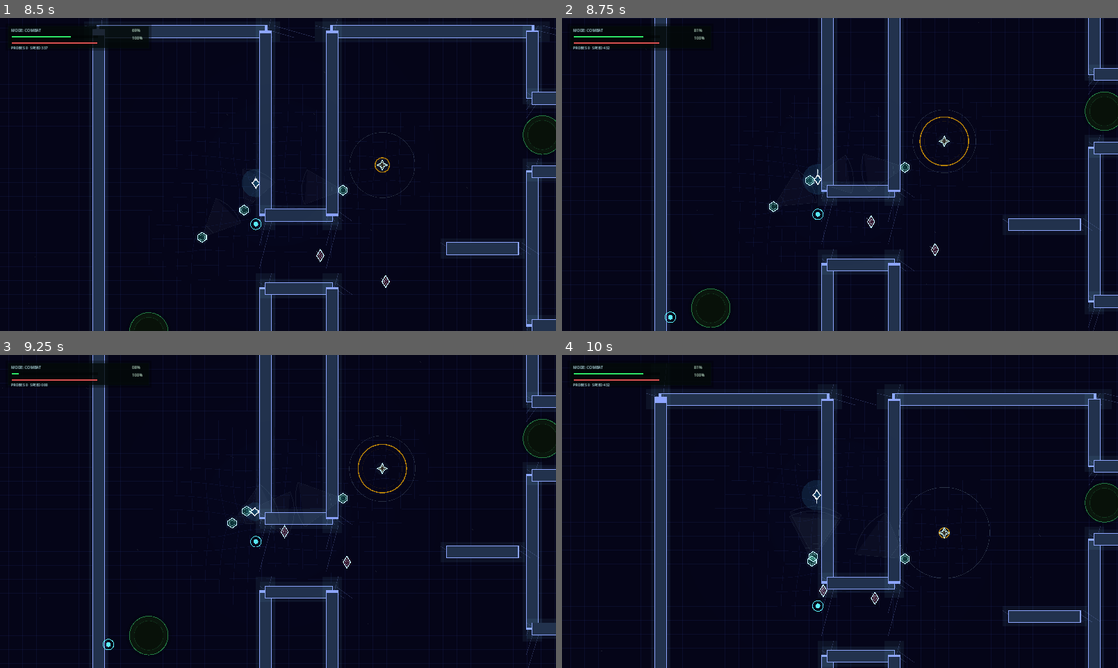
Above: before the commit, frames 1-4 (two rows, left to right).
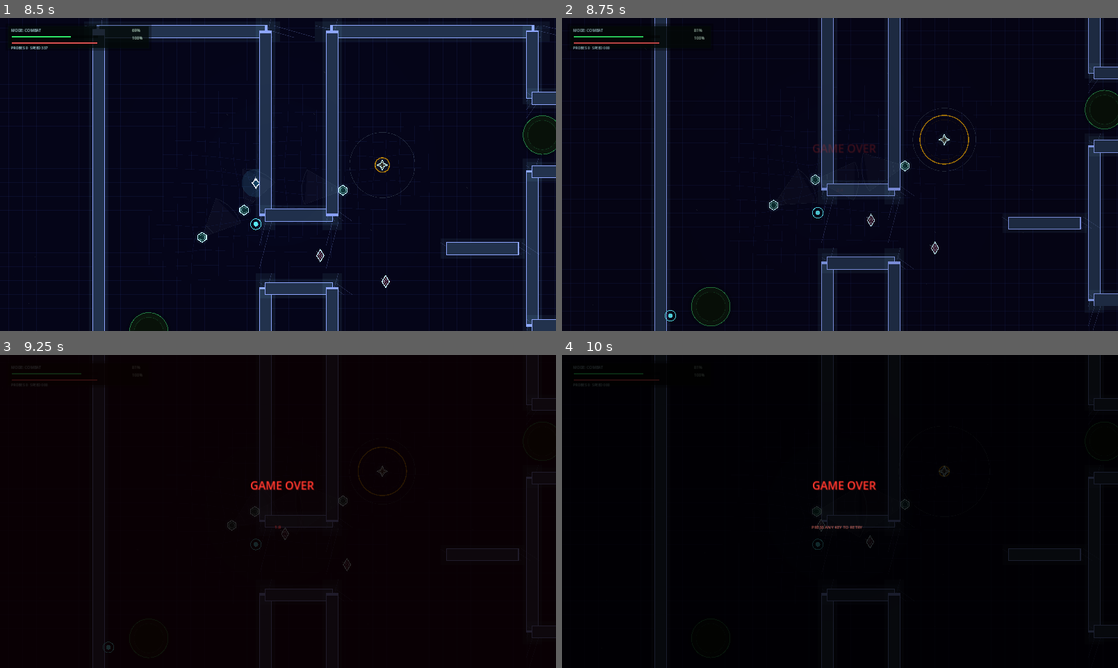
Above: after the commit, the same moments.

Repository: weeksdev/signal_dark
Game: Godot game, scene res://src/ui/StartScreen.tscn
Same seed, same stepped clock (60 frames per second), same inputs: the game is played once before the commit and once after it.
Inputs (mouse positions are in pixels of both pictures, inside the frame that each line leads up to):
- Up to frame 1 (8.5 s): tap Enter at 0.5 s; move the mouse to (400, 158) at 0.52 s; hold D (move_right) 0.53-1.28 s; hold Space (boost) 0.53-1.28 s; tap R (restart) at 1.25 s; move the mouse to (166, 190) at 1.27 s; hold S (move_down) 1.28-2.03 s; click (166, 190) at 1.35 s; move the mouse to (333, 105) at 2.02 s; hold D (move_right) 2.03-2.78 s; hold Q (probe) 2.03-2.78 s; move the mouse to (250, 237) at 2.77 s; hold W (move_up) 2.78-3.53 s; tap E (suppress) at 2.85, 5.85 s; move the mouse to (444, 221) at 3.52 s; hold Space (boost) 3.53-4.28 s; hold A (move_left) 3.53-5.03 s; move the mouse to (111, 127) at 4.27 s; click (111, 127) at 4.35 s; move the mouse to (305, 174) at 5.02 s; hold S (move_down) 5.03-5.78 s; hold Q (probe) 5.03-5.78 s; move the mouse to (194, 96) at 5.77 s; hold D (move_right) 5.78-6.53 s; move the mouse to (400, 158) at 6.52 s; hold W (move_up) 6.53-7.28 s; hold Space (boost) 6.53-7.28 s; move the mouse to (166, 190) at 7.27 s; hold D (move_right) 7.28-8.03 s; click (166, 190) at 7.35 s; move the mouse to (333, 105) at 8.02 s; hold S (move_down) from 8.03 s (still down); hold Q (probe) from 8.03 s (still down)
- Up to frame 2 (8.75 s): keep holding S (move_down); keep holding Q (probe)
- Up to frame 3 (9.25 s): move the mouse to (250, 574) at 8.77 s; release S (move_down) at 8.78 s; release Q (probe) at 8.78 s; hold A (move_left) from 8.78 s (still down); tap E (suppress) at 8.85 s
- Up to frame 4 (10 s): move the mouse to (1006, 558) at 9.52 s; release A (move_left) at 9.53 s; hold W (move_up) from 9.53 s (still down); hold Space (boost) from 9.53 s (still down)

Frame 1 is identical in both runs. In frame 2, 3.3% of the frame differs, in the area x 0-100%, y 0-100%; in frame 3, 21%; in frame 4, 25%.

Commit message:
Fix enemy contact not triggering game over
Root cause: ship (r=11) and enemies (r=12-15) had mutual physics collision,
keeping them 23-26px apart — inside the <= 20px kill threshold was unreachable.

Fix: remove player↔enemy physics collision on all sides (both ship and enemy
collision_masks now only include terrain layer 4). Enemies phase through the
ship; proximity check at 22px is the kill trigger, which now fires correctly.

Also fix Hunter._emit_contact_hit: checked ship != null so never fired in
stealth mode; now falls back to player_ship group.

Co-Authored-By: Claude Sonnet 4.6 <noreply@anthropic.com>

Diff:
--- a/src/enemies/Hunter.gd
+++ b/src/enemies/Hunter.gd
@@ -75,8 +75,9 @@
 
 
 func _emit_contact_hit() -> void:
-	if ship != null and global_position.distance_to(ship.global_position) <= 18.0:
-		ship.take_hit()
+	var target = ship if ship != null else get_tree().get_first_node_in_group("player_ship")
+	if target != null and global_position.distance_to(target.global_position) <= 18.0:
+		target.take_hit()
 
 
 func _update_palette() -> void:
--- a/src/enemies/Hunter.tscn
+++ b/src/enemies/Hunter.tscn
@@ -7,7 +7,7 @@
 
 [node name="Hunter" type="CharacterBody2D"]
 collision_layer = 2
-collision_mask = 5
+collision_mask = 4
 script = ExtResource("1")
 
 [node name="CollisionShape2D" type="CollisionShape2D" parent="."]
--- a/src/enemies/Pulsar.tscn
+++ b/src/enemies/Pulsar.tscn
@@ -7,7 +7,7 @@
 
 [node name="Pulsar" type="CharacterBody2D"]
 collision_layer = 2
-collision_mask = 1
+collision_mask = 4
 script = ExtResource("1")
 
 [node name="CollisionShape2D" type="CollisionShape2D" parent="."]
--- a/src/enemies/Sentry.tscn
+++ b/src/enemies/Sentry.tscn
@@ -8,7 +8,7 @@
 
 [node name="Sentry" type="CharacterBody2D"]
 collision_layer = 2
-collision_mask = 5
+collision_mask = 4
 script = ExtResource("1")
 bolt_scene = ExtResource("2")
 
--- a/src/enemies/Sweeper.tscn
+++ b/src/enemies/Sweeper.tscn
@@ -7,7 +7,7 @@
 
 [node name="Sweeper" type="CharacterBody2D"]
 collision_layer = 2
-collision_mask = 5
+collision_mask = 4
 script = ExtResource("1")
 
 [node name="CollisionShape2D" type="CollisionShape2D" parent="."]
--- a/src/enemies/Wisp.tscn
+++ b/src/enemies/Wisp.tscn
@@ -7,7 +7,7 @@
 
 [node name="Wisp" type="CharacterBody2D"]
 collision_layer = 2
-collision_mask = 5
+collision_mask = 4
 script = ExtResource("1")
 
 [node name="CollisionShape2D" type="CollisionShape2D" parent="."]
--- a/src/player/Ship.gd
+++ b/src/player/Ship.gd
@@ -165,7 +165,7 @@
 	for enemy in get_tree().get_nodes_in_group("zone_enemy"):
 		if enemy == null or not enemy.is_alive:
 			continue
-		if global_position.distance_to(enemy.global_position) <= 20.0:
+		if global_position.distance_to(enemy.global_position) <= 22.0:
 			take_hit()
 			return
 
--- a/src/player/Ship.tscn
+++ b/src/player/Ship.tscn
@@ -10,7 +10,7 @@
 
 [node name="Ship" type="CharacterBody2D"]
 collision_layer = 1
-collision_mask = 6
+collision_mask = 4
 script = ExtResource("1")
 signal_probe_scene = ExtResource("3")
 
